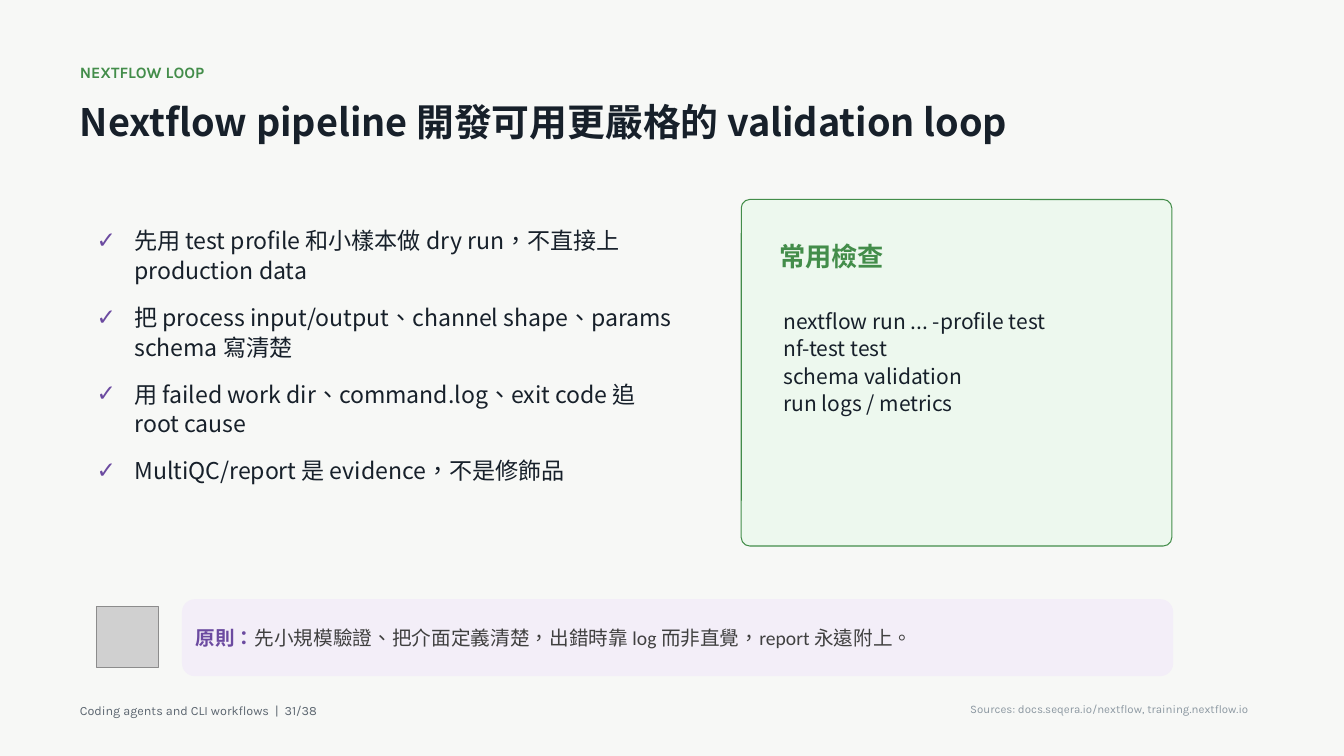
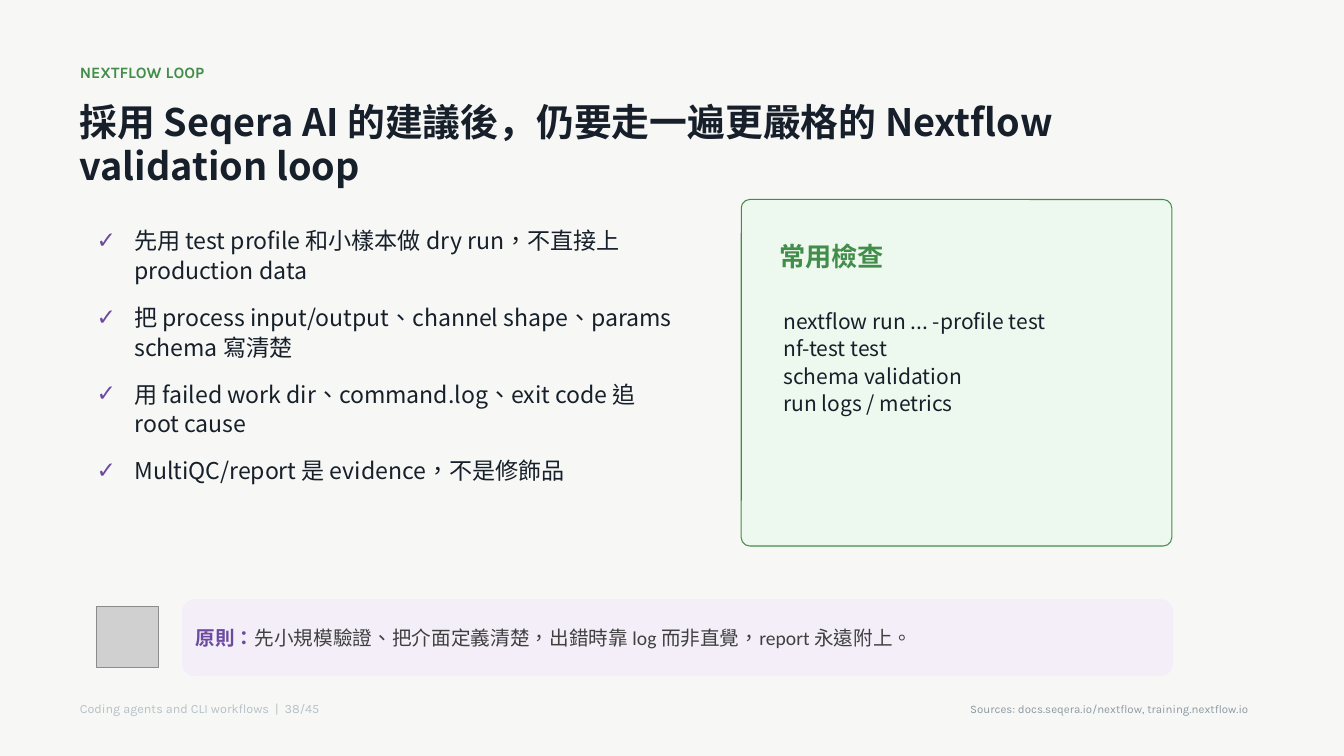
Before and after one commit to godkin1211/LLM_applications_on_BioMedicalData, a slide deck: slide 39 of slides/lesson-07-coding-agents-cli-workflows.pptx (slide 31 before the commit). Drawn at 1344x756 pixels with LibreOffice and Linux fonts; fonts in the diff are those of the drawing; grey boxes stand for pictures. Boxes give left, top, right and bottom in pixels: in the first picture for what was removed or moved away, otherwise in the second. Text is boxed around its words. In the diff, an @@ line names an element or a change of style, - is before the commit and + after.

Commit message:
Update lesson 07 coding agents slides

```diff
--- a/slides/lesson-07-coding-agents-cli-workflows.pptx
+++ b/slides/lesson-07-coding-agents-cli-workflows.pptx
@@ text at [80, 104, 1053, 188]: text changed @@
-Nextflow pipeline 開發可用更嚴格的 validation loop
+採用 Seqera AI 的建議後，仍要走一遍更嚴格的 Nextflow validation loop
@@ text at [80, 705, 320, 716]: text changed; text colour #5C6670 to #B7C0C7 @@
-Coding agents and CLI workflows | 31/38
+Coding agents and CLI workflows | 38/45
```
Also in this commit, not shown: 37 other slides changed, 8 slides added.
